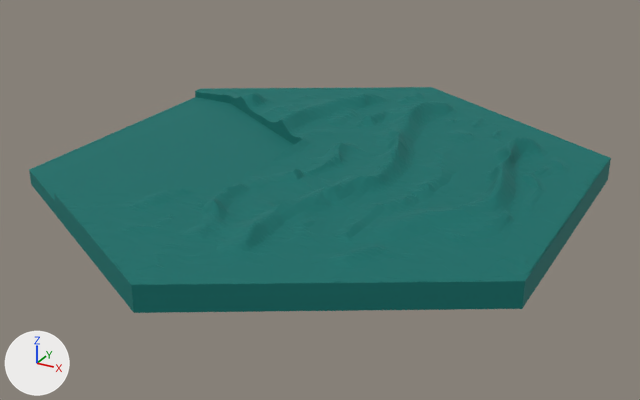
The glTF model public/assets/harbor_water.glb, before and after one commit.
Both versions are drawn from a camera (50 mm lens) standing at (15.5, -107.3, 43.6) and looking at (-34.3, -16.7, -1.7). The axes (+X, +Y, +Z) are drawn at lower left. The lights are the same throughout. The picture after the commit comes second. Vertices at exactly the same position are counted once.

Script lines for the objects in view, before the commit:
```python
me_harbor_water = bpy.data.meshes.new('harbor_water')
me_harbor_water.from_pydata(...)  # 9779 vertices, 19590 faces; spans x -67.1..-3.0, y -52.0..21.9, z 0.0..4.9
me_harbor_water.materials.append(mat_mat_harbor_water)
ob_harbor_water = bpy.data.objects.new('harbor_water', me_harbor_water)
ob_harbor_water.location = (0.0, 0.0, 0.0)
```
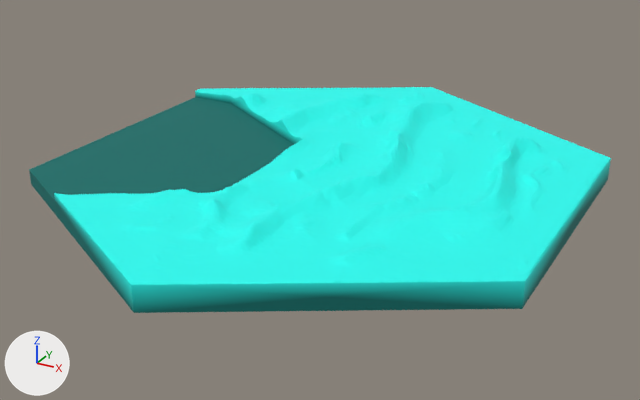
Boxes (x1, y1, x2, y2) around the edits, measured in the pictures (640 x 400 px):
part 1 of me_harbor_water, recoloured (dark cyan to cyan)
    both: (54, 87, 611, 313)

What the commit changed:
me_harbor_water has 9779 vertices, 19590 faces and spans x -67.1..-3.0, y -52.0..21.9, z 0.0..4.9.
me_harbor_water is used by ob_harbor_water; location (0.0, 0.0, 0.0).
me_harbor_water part 1: 19506 faces centred in x -67.1..-3.0, y -52.0..21.3, z 1.5..4.9 are repainted in the vertex colours; the middle colour goes from dark cyan #00716b to cyan #27fff5.
